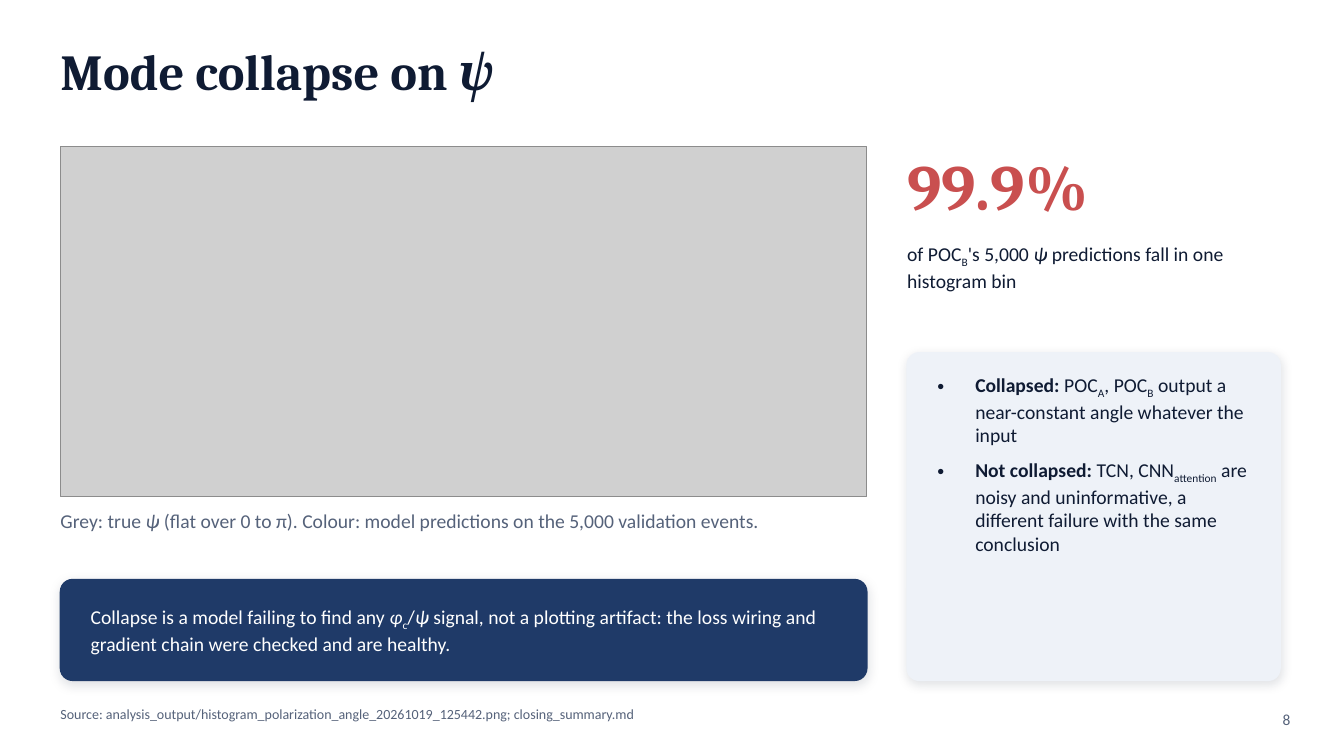
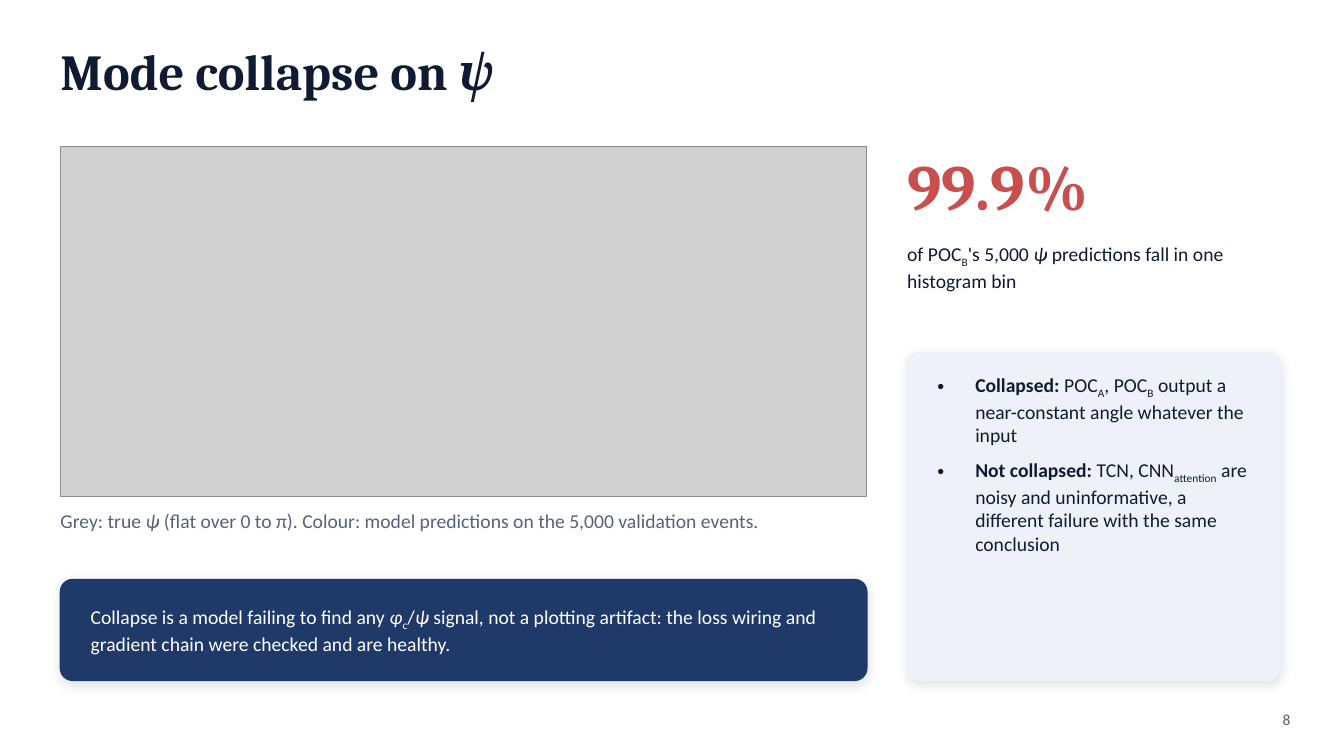
Before and after one commit to syedalimohsinbukhari/ml_practice_v2, a slide deck: slide 8 of experiments/phic_psi_poc-redo/phic_psi_presentation.pptx. Drawn at 1344x756 pixels with LibreOffice and Linux fonts; fonts in the diff are those of the drawing; grey boxes stand for pictures. Boxes give left, top, right and bottom in pixels: in the first picture for what was removed or moved away, otherwise in the second. Text is boxed around its words. In the diff, an @@ line names an element or a change of style, - is before the commit and + after.

```diff
--- a/experiments/phic_psi_poc-redo/phic_psi_presentation.pptx
+++ b/experiments/phic_psi_poc-redo/phic_psi_presentation.pptx
@@ text removed at (60,709,634,722) @@
-Source: analysis_output/histogram_polarization_angle_20261019_125442.png; closing_summary.md
```
Also in this commit, not shown: 14 other slides changed, 2 other files.
